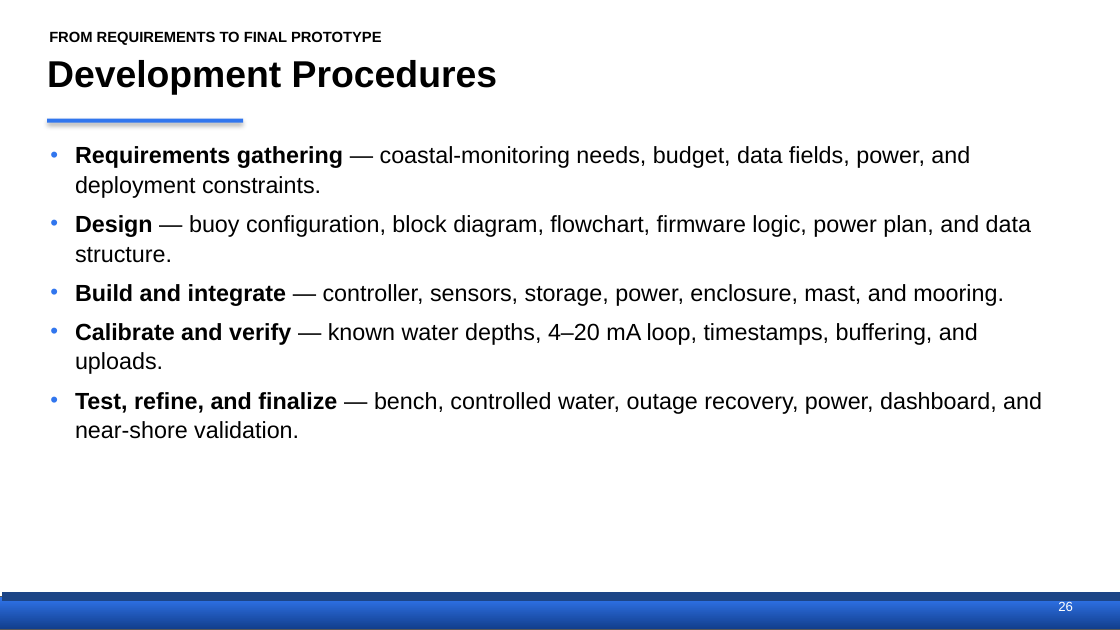
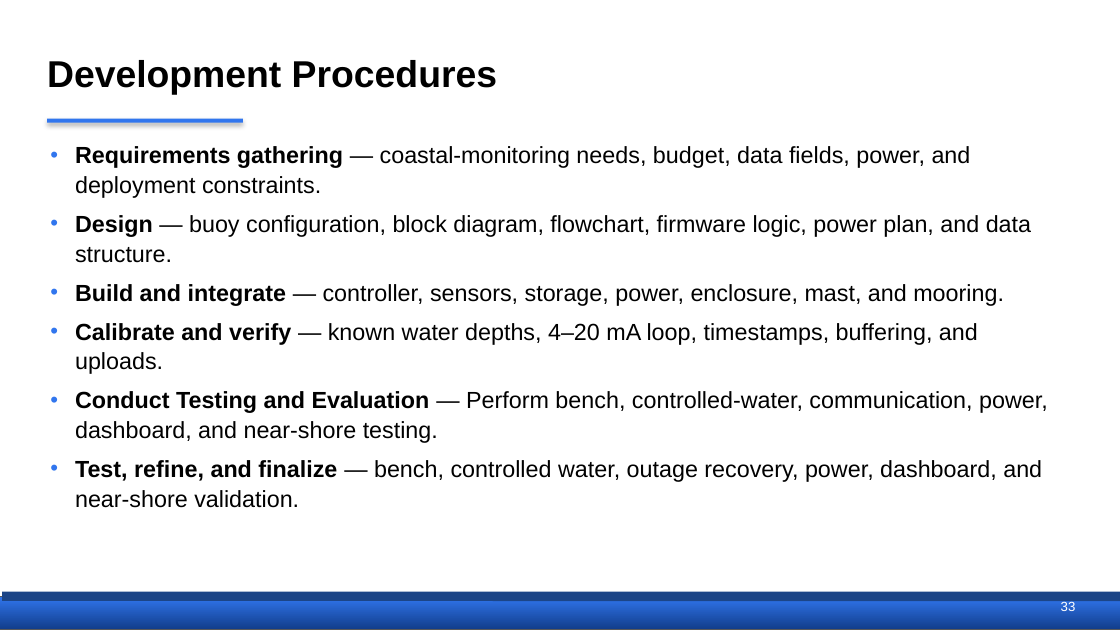
Before and after one commit to Ruzz-1010/Project-FALCON-01, a slide deck: slide 34 of THESIS DOCUMENTATION/FALCON_Proposal_Defense.pptx (slide 26 before the commit). Drawn at 1120x630 pixels with LibreOffice and Linux fonts; fonts in the diff are those of the drawing. Boxes give left, top, right and bottom in pixels: in the first picture for what was removed or moved away, otherwise in the second. Text is boxed around its words. In the diff, an @@ line names an element or a change of style, - is before the commit and + after.

```diff
--- a/THESIS DOCUMENTATION/FALCON_Proposal_Defense.pptx
+++ b/THESIS DOCUMENTATION/FALCON_Proposal_Defense.pptx
@@ text removed at [49,31,382,45] @@
-FROM REQUIREMENTS TO FINAL PROTOTYPE
@@ text at [75,391,1048,443]: paragraph added @@
+• Conduct Testing and Evaluation — Perform bench, controlled-water, communication, power, dashboard, and near-shore testing.
@@ text removed at [1058,600,1073,611] @@
-26
@@ text added at [1061,600,1076,611], 8.5 pt, text #FFFFFF @@
+33
```
Also in this commit, not shown: 29 other slides changed, 23 slides added, 6 slides removed.
